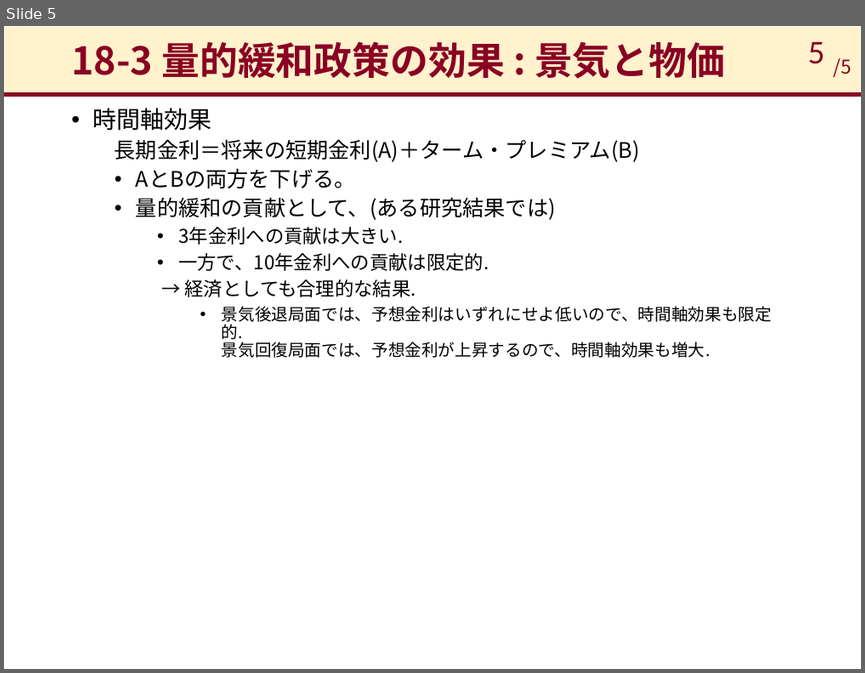
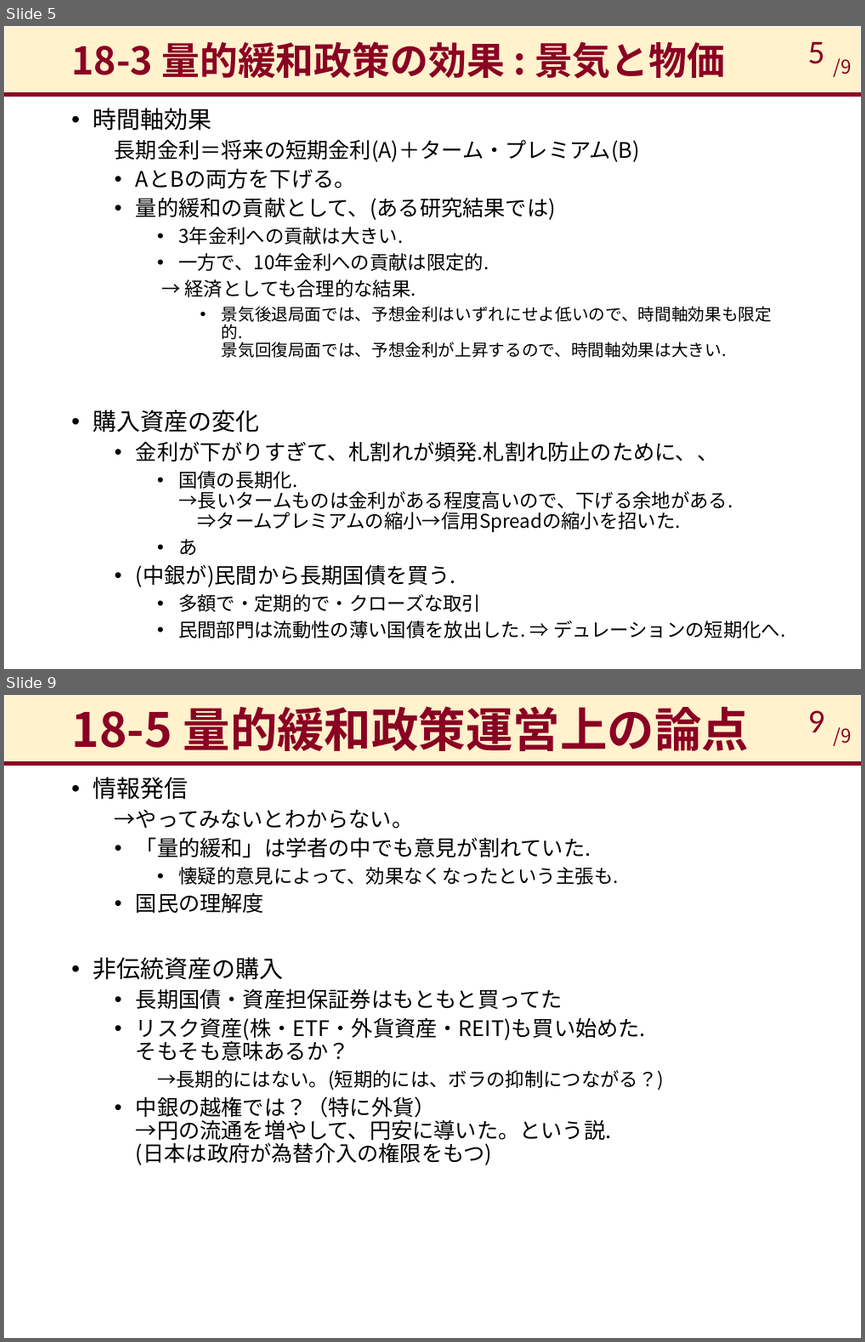
Before and after one commit to takashiikai1991/shirakawa, a slide deck: Sec_18/現代の金融政策_18.pptx. Shown one above the other, each under a label of ours: slide 5 before the commit, slides 5 and 9 after it; the slides between them are not shown. The pictures are 865x673 and 865x1342 pixels, drawn with LibreOffice and Linux fonts; fonts in the diff are those of the drawing. Boxes give left, top, right and bottom in pixels: in the first picture for what was removed or moved away, otherwise in the second. Text is boxed around its words. In the diff, an @@ line names an element or a change of style, - is before the commit and + after.

```diff
--- a/Sec_18/現代の金融政策_18.pptx
+++ b/Sec_18/現代の金融政策_18.pptx
@@ slide 9 added at [4, 695, 861, 1338], background #FFFFFF; not listed: 2 template elements that a slide beside it also shows @@
@@ title added at [71, 706, 749, 751], 39.6 pt, text #8A0023, bold @@
+18-5 量的緩和政策運営上の論点
@@ text added at [808, 710, 825, 732], 16 pt, text #8A0023 @@
+/9
@@ page number added at [834, 727, 851, 746], 28 pt, text #8A0023 @@
+9
@@ text added at [93, 777, 664, 1165], 18 pt, text #000000 @@
+• 情報発信
+  →やってみないとわからない。
+  • 「量的緩和」は学者の中でも意見が割れていた.
+    • 懐疑的意見によって、効果なくなったという主張も.
+  • 国民の理解度
+• 非伝統資産の購入
+  • 長期国債・資産担保証券はもともと買ってた
+  • リスク資産(株・ETF・外貨資産・REIT)も買い始めた.
+    そもそも意味あるか？
+    →長期的にはない。(短期的には、ボラの抑制につながる？)
+  • 中銀の越権では？（特に外貨）
+    →円の流通を増やして、円安に導いた。という説.
+    (日本は政府が為替介入の権限をもつ)
@@ slide 5 changed as well @@
@@ text at [834, 58, 851, 77]: text changed @@
-/5
+/9
@@ text at [93, 306, 785, 638]: text changed; size 14 to 16 pt @@
-      • 景気後退局面では、予想金利はいずれにせよ低いので、時間軸効果も限定的.
-        景気回復局面では、予想金利が上昇するので、時間軸効果も増大.
+      • 景気後退局面では、予想金利はいずれにせよ低いので、時間軸効果も限定的.
+        景気回復局面では、予想金利が上昇するので、時間軸効果は大きい.
+• 購入資産の変化
+  • 金利が下がりすぎて、札割れが頻発.札割れ防止のために、、
+    • 国債の長期化.
+      →長いタームものは金利がある程度高いので、下げる余地がある.
+      ⇒タームプレミアムの縮小→信用Spreadの縮小を招いた.
+    • あ
+  • (中銀が)民間から長期国債を買う.
+    • 多額で・定期的で・クローズな取引
+    • 民間部門は流動性の薄い国債を放出した. ⇒ デュレーションの短期化へ.
```
Also in this commit, not shown: 4 other slides changed, 3 other slides added.
